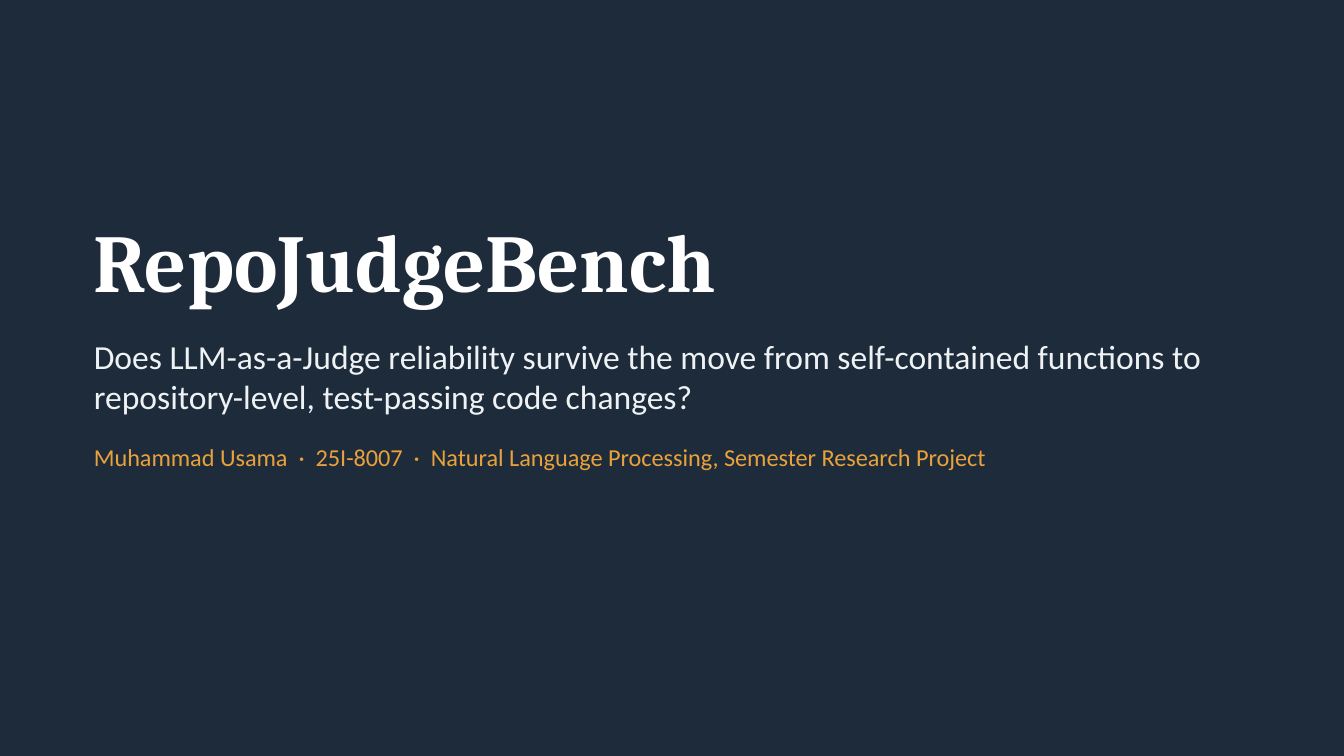
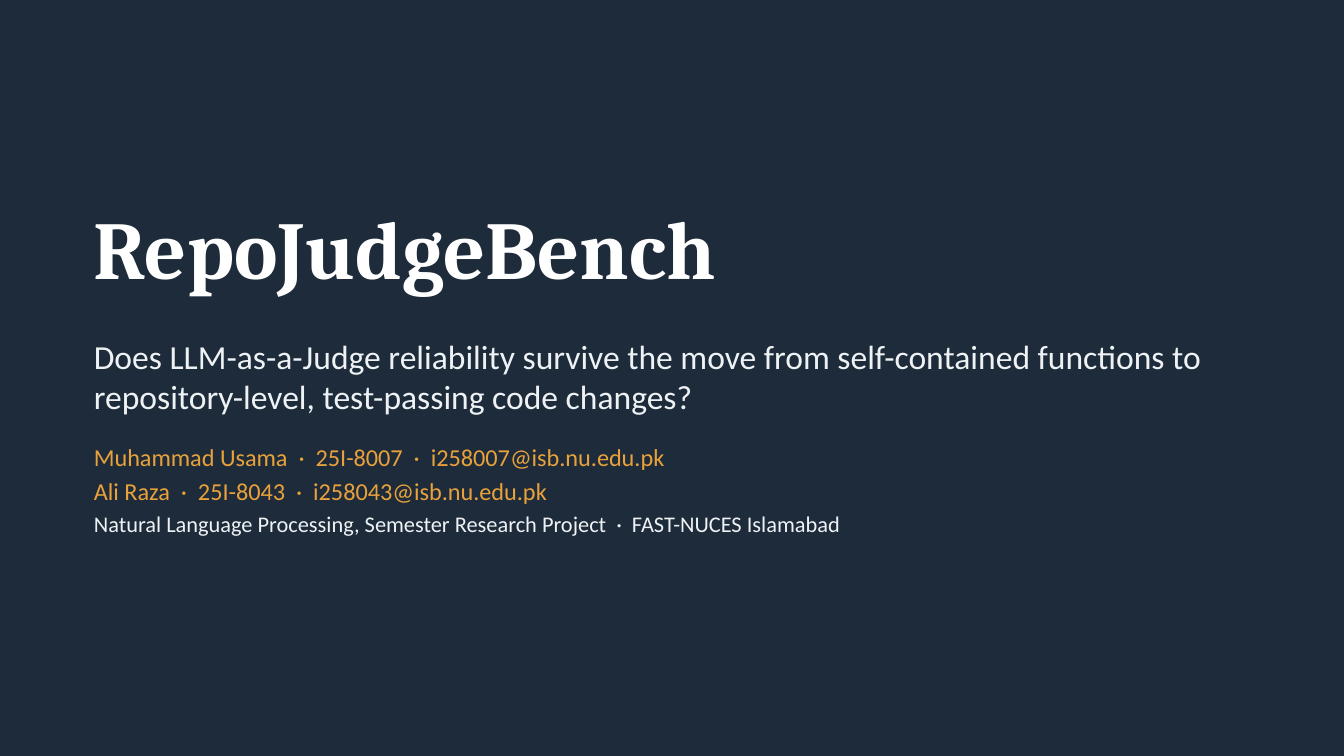
Before and after one commit to the-mgi/nlp-project-, a slide deck: slide 1 of slides/RepoJudgeBench_slides.pptx. Drawn at 1344x756 pixels with LibreOffice and Linux fonts; fonts in the diff are those of the drawing. Boxes give left, top, right and bottom in pixels: in the first picture for what was removed or moved away, otherwise in the second. Text is boxed around its words. In the diff, an @@ line names an element or a change of style, - is before the commit and + after.

Commit message:
Add second contributor (Ali Raza, 25I-8043) to paper, slides, PowerPoint and README

```diff
--- a/slides/RepoJudgeBench_slides.pptx
+++ b/slides/RepoJudgeBench_slides.pptx
@@ title "RepoJudgeBench": place and size @@
-title "RepoJudgeBench" at [94, 235, 716, 310]
+title "RepoJudgeBench" at [94, 222, 716, 297]
@@ text at [94, 449, 840, 536]: text changed @@
-Muhammad Usama · 25I-8007 · Natural Language Processing, Semester Research Project
+Muhammad Usama · 25I-8007 · i258007@isb.nu.edu.pk
+Ali Raza · 25I-8043 · i258043@isb.nu.edu.pk
+Natural Language Processing, Semester Research Project · FAST-NUCES Islamabad
```
Also in this commit, not shown: 6 other files.
